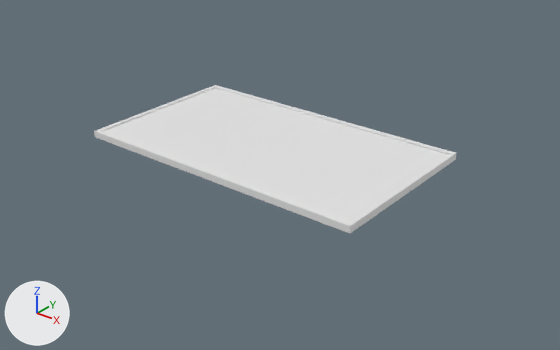
Before and after pictures for a commit that changed the glTF model apps/frontend/assets/models/stadium.gltf.
One viewpoint serves both versions: a 50 mm camera at (20.5, -24.8, 14.1) aimed at (0.8, -0.1, -1.2). The axes (+X, +Y, +Z) are drawn at lower left. The lights are the same throughout. Where no turn or scale is listed for an object, it has been applied to the vertices. Vertices at the same position are counted once.

In view in the first picture: 'ground', 'group_border'.
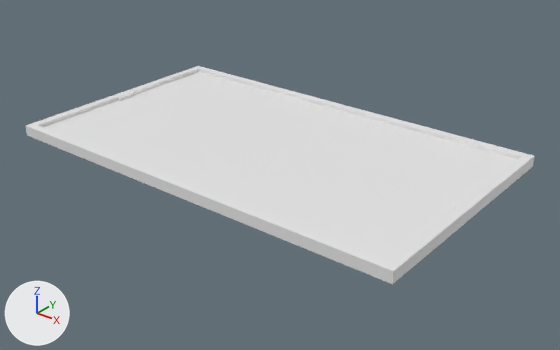
Boxes (x1, y1, x2, y2) around the edits, measured in the pictures (560 x 350 px):
'ground', mesh rescaled, moved (37% wider, 41% taller): before (103, 88, 448, 222); after (44, 72, 518, 262)
'group_border', reshaped, moved (40% wider, 47% taller): before (94, 85, 457, 233); after (26, 66, 534, 284)
'paddleOwner', added: after (118, 92, 135, 101)
'paddleOpponent', added: after (454, 197, 469, 210)

The edits, one by one:
me_mesh_0 has 8 vertices, 12 faces and spans x -6.91..6.91, y -3.88..3.88, z -0.07..0.07.
me_mesh_0 is used by ob_ground; location (0.1, -0.09, 0.09).
me_mesh_0 part 1: the whole mesh is scaled about its middle by (1.39, 1.39, 1).
me_mesh_1 is used by ob_group_border; location (0.11, -0.07, 0.07).
me_mesh_1 had 28 vertices, 56 faces and spanned x -7.12..7.12, y -4.1..4.1, z -0.16..0.16.
me_mesh_1 now has 28 vertices, 56 faces and spans x -10.0..10.0, y -5.8..5.8, z -0.25..0.25.
me_mesh_1 part 2: 28 of 28 vertices moved; they spanned x -7.12..7.12, y -4.1..4.1, z -0.16..0.16 and now span x -10.0..10.0, y -5.8..5.8, z -0.25..0.25; mean shift (0.0, 0.0, 0.0); largest move (7.12, -4.1, 0.16) -> (10.0, -5.8, 0.25).
Mesh me_mesh_1_1 is new.
It is a box spanning x -0.075..0.075, y -0.5..0.5, z -0.075..0.075.
Object 'ground' (ob_ground) moves from (0.1, -0.09, 0.09) to (0.0, 0.0, 0.0).
Object 'group_border' (ob_group_border) moves from (0.11, -0.07, 0.07) to (0.0, 0.0, 0.0).
Object 'paddleOwner' (ob_paddleowner) is new; it shows me_mesh_1_1.
Its location is (-9.52, 0.0, 0.15).
Object 'paddleOpponent' (ob_paddleopponent) is new; it shows a copy of me_mesh_1_1.
Its location is (9.52, 0.0, 0.15).
